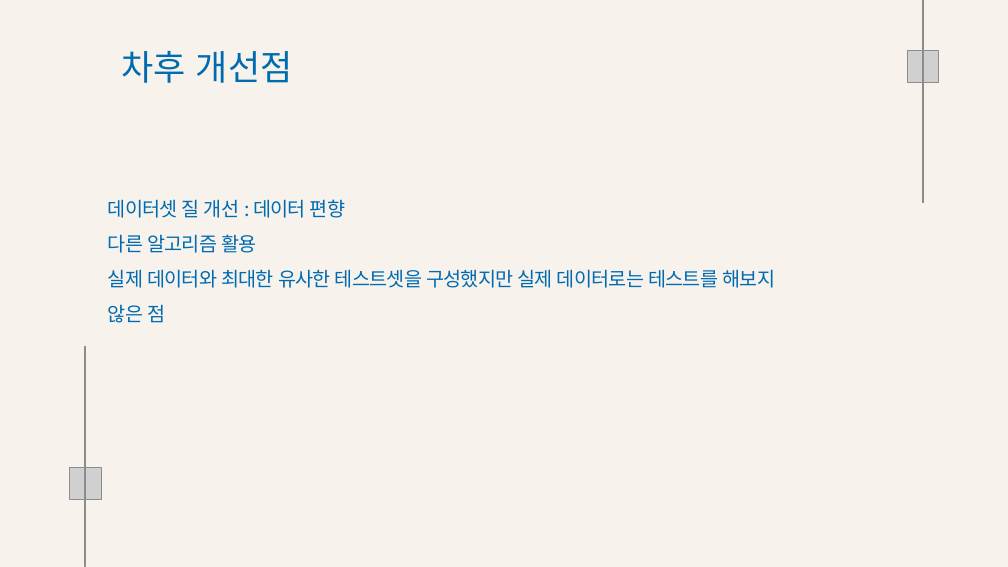
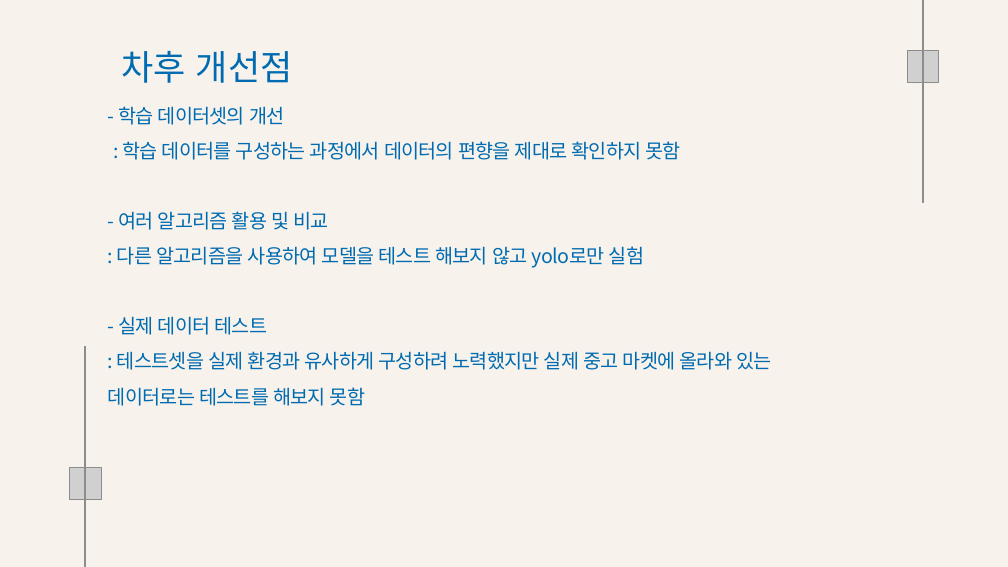
Before and after one commit to Playdata-G-DA35/DA35-final-team2-Item_Classification_RPA, a slide deck: slide 25 of documents/Clothes Detection 모델 결과 보고서.pptx. Drawn at 1008x567 pixels with LibreOffice and Linux fonts; fonts in the diff are those of the drawing; grey boxes stand for pictures; background and template pictures are left out. Boxes give left, top, right and bottom in pixels: in the first picture for what was removed or moved away, otherwise in the second. Text is boxed around its words. In the diff, an @@ line names an element or a change of style, - is before the commit and + after.

```diff
--- a/documents/Clothes Detection 모델 결과 보고서.pptx
+++ b/documents/Clothes Detection 모델 결과 보고서.pptx
@@ text at (108, 106, 771, 406): text changed @@
-데이터셋 질 개선 : 데이터 편향
-다른 알고리즘 활용
-실제 데이터와 최대한 유사한 테스트셋을 구성했지만 실제 데이터로는 테스트를 해보지 않은 점
+- 학습 데이터셋의 개선
+: 학습 데이터를 구성하는 과정에서 데이터의 편향을 제대로 확인하지 못함
+- 여러 알고리즘 활용 및 비교
+: 다른 알고리즘을 사용하여 모델을 테스트 해보지 않고 yolo로만 실험
+- 실제 데이터 테스트
+: 테스트셋을 실제 환경과 유사하게 구성하려 노력했지만 실제 중고 마켓에 올라와 있는 데이터로는 테스트를 해보지 못함
@@ text "- 학습 데이터셋의 개선 : ..." at (108, 106, 771, 406): vertical alignment middle to top @@
```
Also in this commit, not shown: 17 other slides changed, 1 slide removed, 7 other files.
